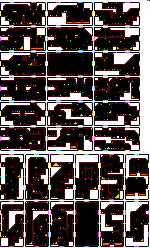
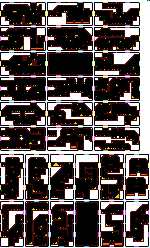
Two versions of the same layered image (150px x 248px). Layer-by-layer changes:
painted on "evil_temple.png" over [81, 165, 141, 187]
